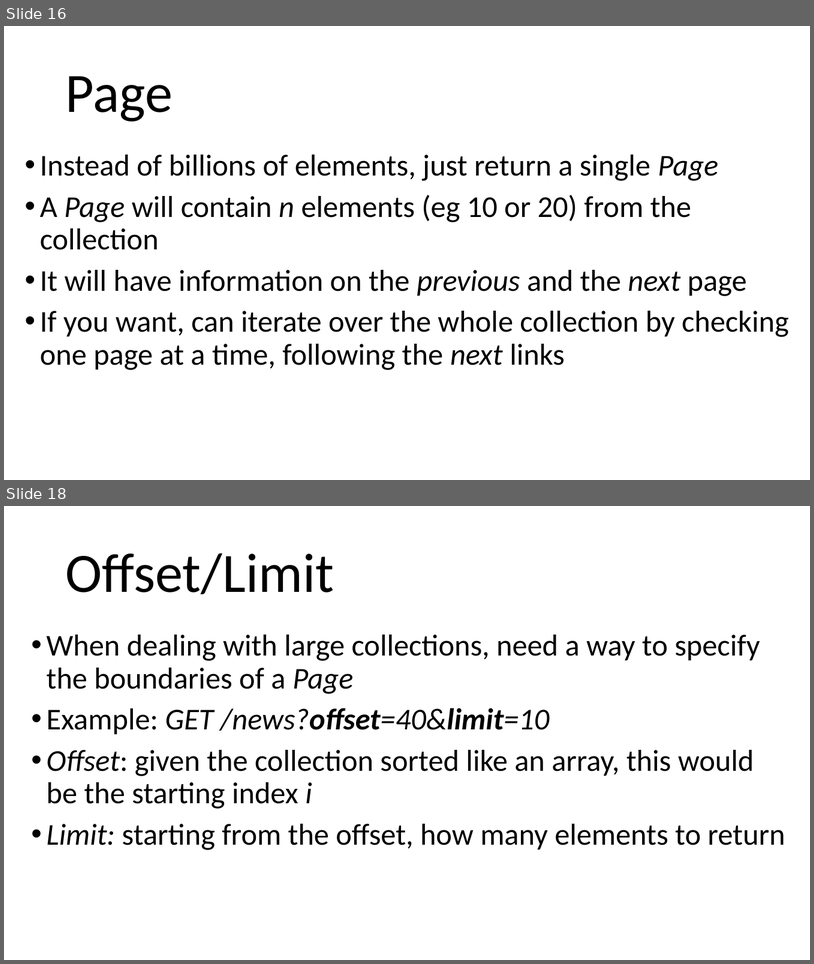
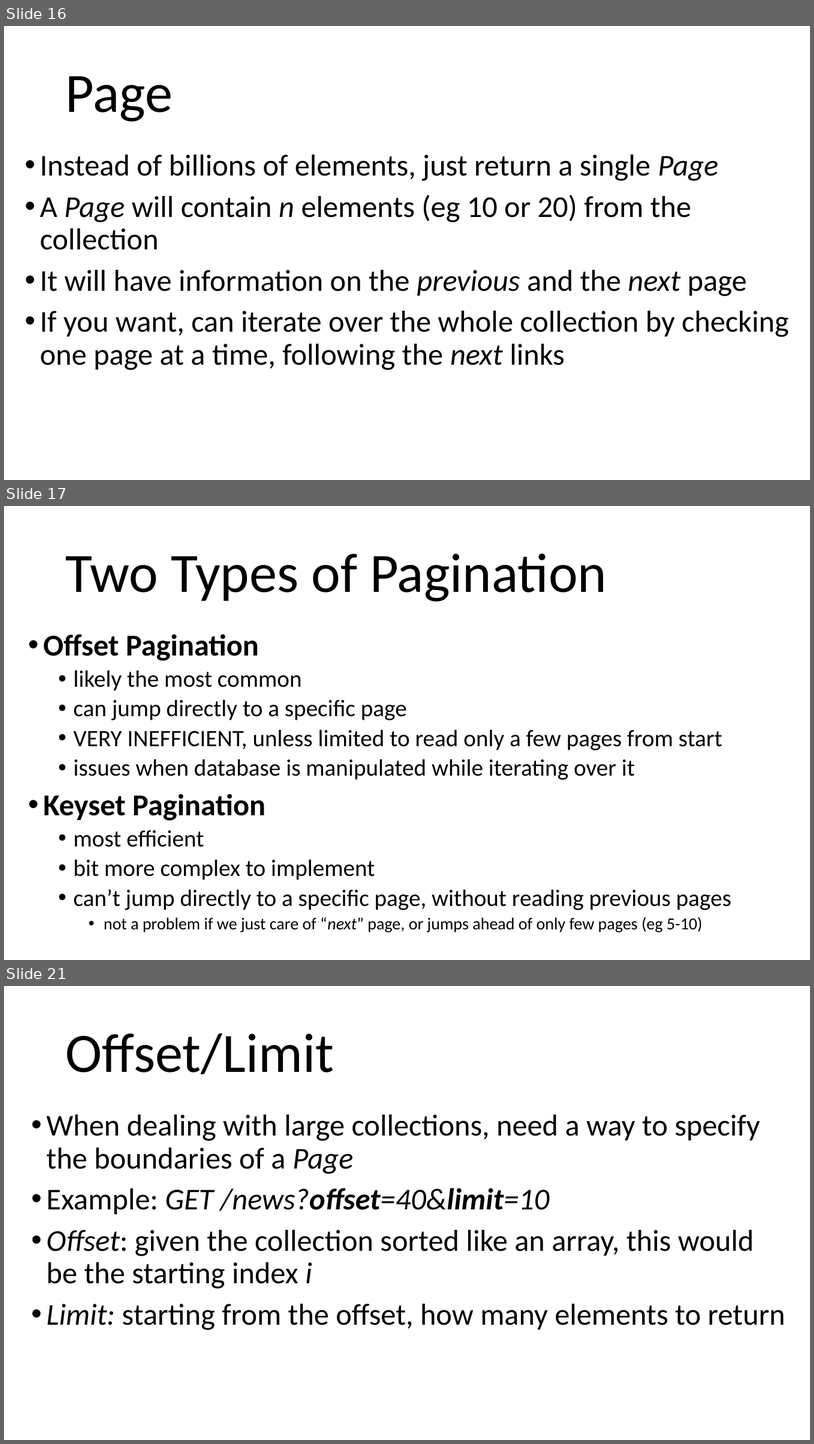
Before and after one commit to arcuri82/testing_security_development_enterprise_systems, a slide deck: doc/advanced/slides/lesson_04.pptx. Shown one above the other, each under a label of ours: slides 16 and 18 before the commit, slides 16, 17 and 21 after it; the slides between them are not shown. The pictures are 814x964 and 814x1444 pixels, drawn with LibreOffice and Linux fonts; fonts in the diff are those of the drawing. Boxes give left, top, right and bottom in pixels: in the first picture for what was removed or moved away, otherwise in the second. Text is boxed around its words. In the diff, an @@ line names an element or a change of style, - is before the commit and + after.

```diff
--- a/doc/advanced/slides/lesson_04.pptx
+++ b/doc/advanced/slides/lesson_04.pptx
@@ slide 17 added at [4, 506, 810, 960], background #FFFFFF @@
@@ title added at [65, 553, 607, 601], 66 pt, text #000000 @@
+Two Types of Pagination
@@ text added at [43, 634, 732, 932], 28 pt, text #000000 @@
+• Offset Pagination
+  • likely the most common
+  • can jump directly to a specific page
+  • VERY INEFFICIENT, unless limited to read only a few pages from start
+  • issues when database is manipulated while iterating over it
+• Keyset Pagination
+  • most efficient
+  • bit more complex to implement
+  • can’t jump directly to a specific page, without reading previous pages
+    • not a problem if we just care of “next” page, or jumps ahead of only few pages (eg 5-10)
@@ what was slide 18 is now slide 21 @@
```
Also in this commit, not shown: 2 slides changed, 9 other slides added.
